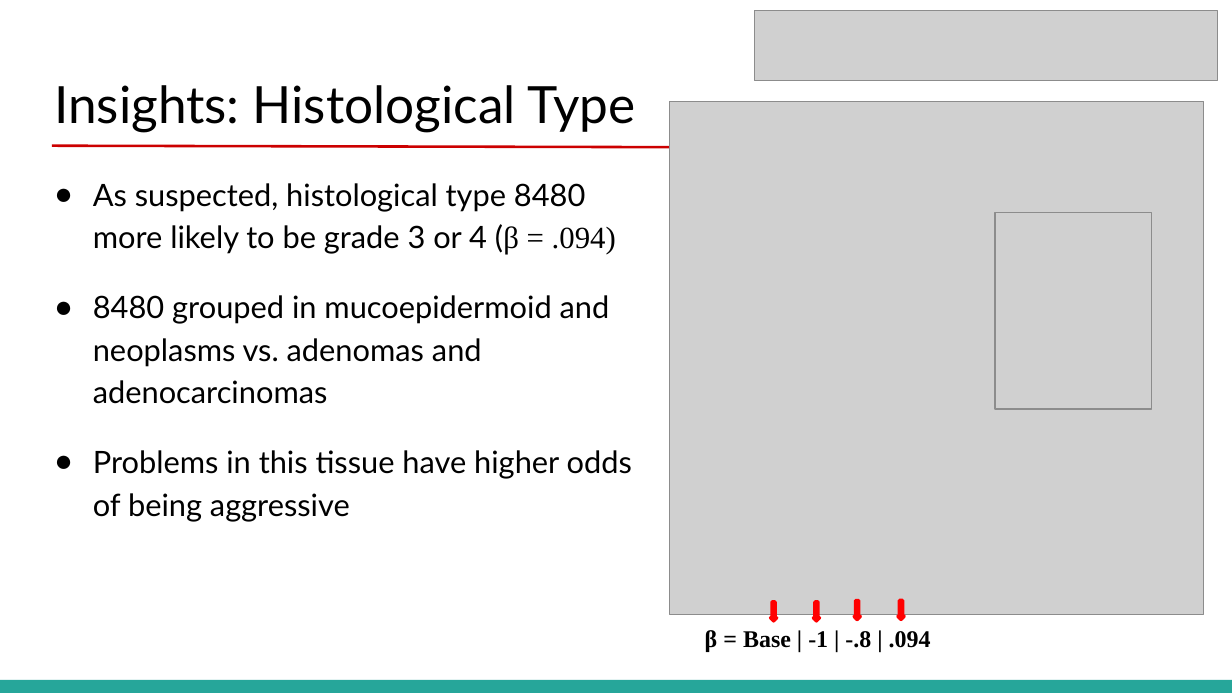
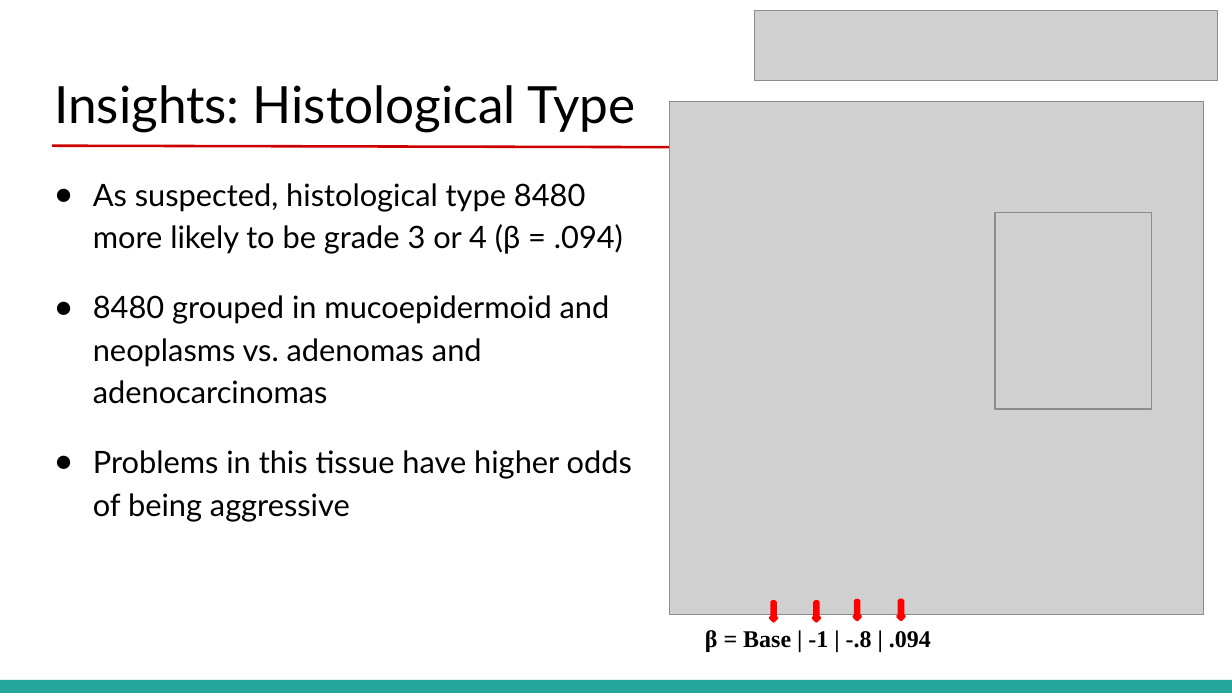
Before and after one commit to ludmila77/Team1-MIS536, a slide deck: slide 13 of reports/Final Presentation.pptx (slide 12 before the commit). Drawn at 1232x693 pixels with LibreOffice and Linux fonts; fonts in the diff are those of the drawing; grey boxes stand for pictures. Boxes give left, top, right and bottom in pixels: in the first picture for what was removed or moved away, otherwise in the second. Text is boxed around its words. In the diff, an @@ line names an element or a change of style, - is before the commit and + after.

```diff
--- a/reports/Final Presentation.pptx
+++ b/reports/Final Presentation.pptx
@@ text "As suspected, histological type 8480 ..." at (93,183,632,522): font Times New Roman to Lato in "(β = .094)"; less space between paragraphs @@
```
Also in this commit, not shown: 10 other slides changed, 1 slide added.
